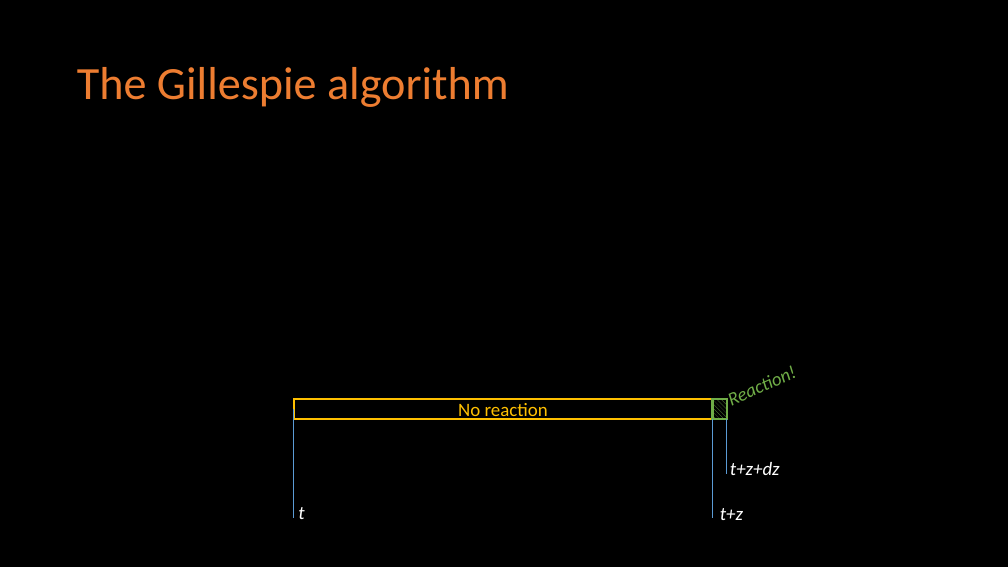
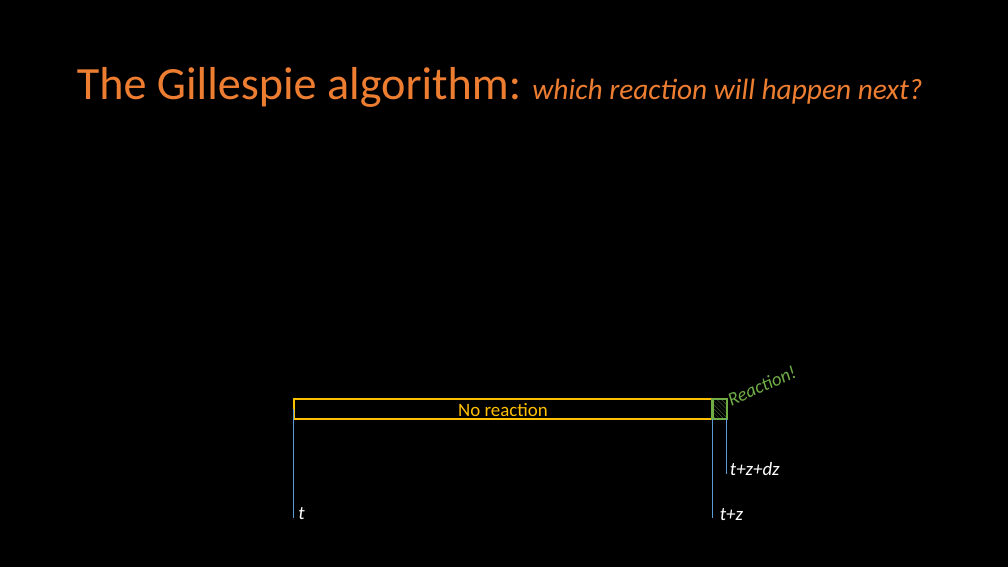
Before and after one commit to manulera/ModellingCourse, a slide deck: slide 12 of PresentationDay1.pptx. Drawn at 1008x567 pixels with LibreOffice and Linux fonts; fonts in the diff are those of the drawing; grey boxes stand for pictures. Boxes give left, top, right and bottom in pixels: in the first picture for what was removed or moved away, otherwise in the second. Text is boxed around its words. In the diff, an @@ line names an element or a change of style, - is before the commit and + after.

```diff
--- a/PresentationDay1.pptx
+++ b/PresentationDay1.pptx
@@ title at (x1=77, y1=67, x2=923, y2=107): text changed; size 44 to 28 pt; italic on @@
-The Gillespie algorithm
+The Gillespie algorithm: which reaction will happen next?
```
Also in this commit, not shown: 1 other slide changed, 1 slide added, 1 slide removed.
